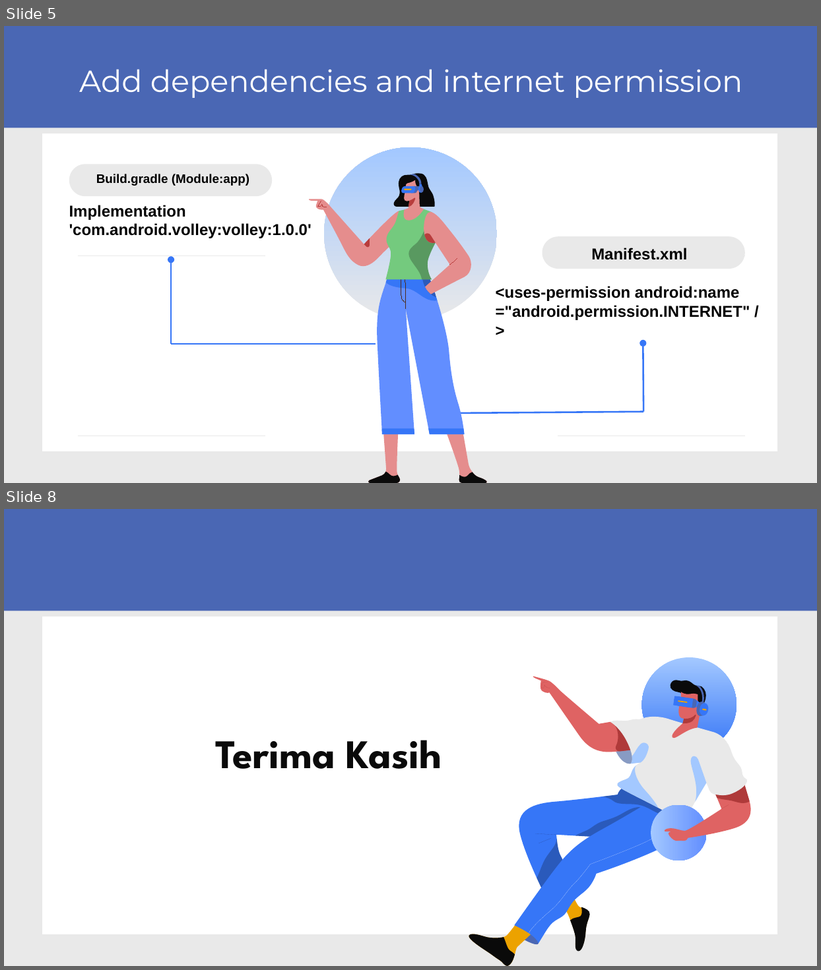
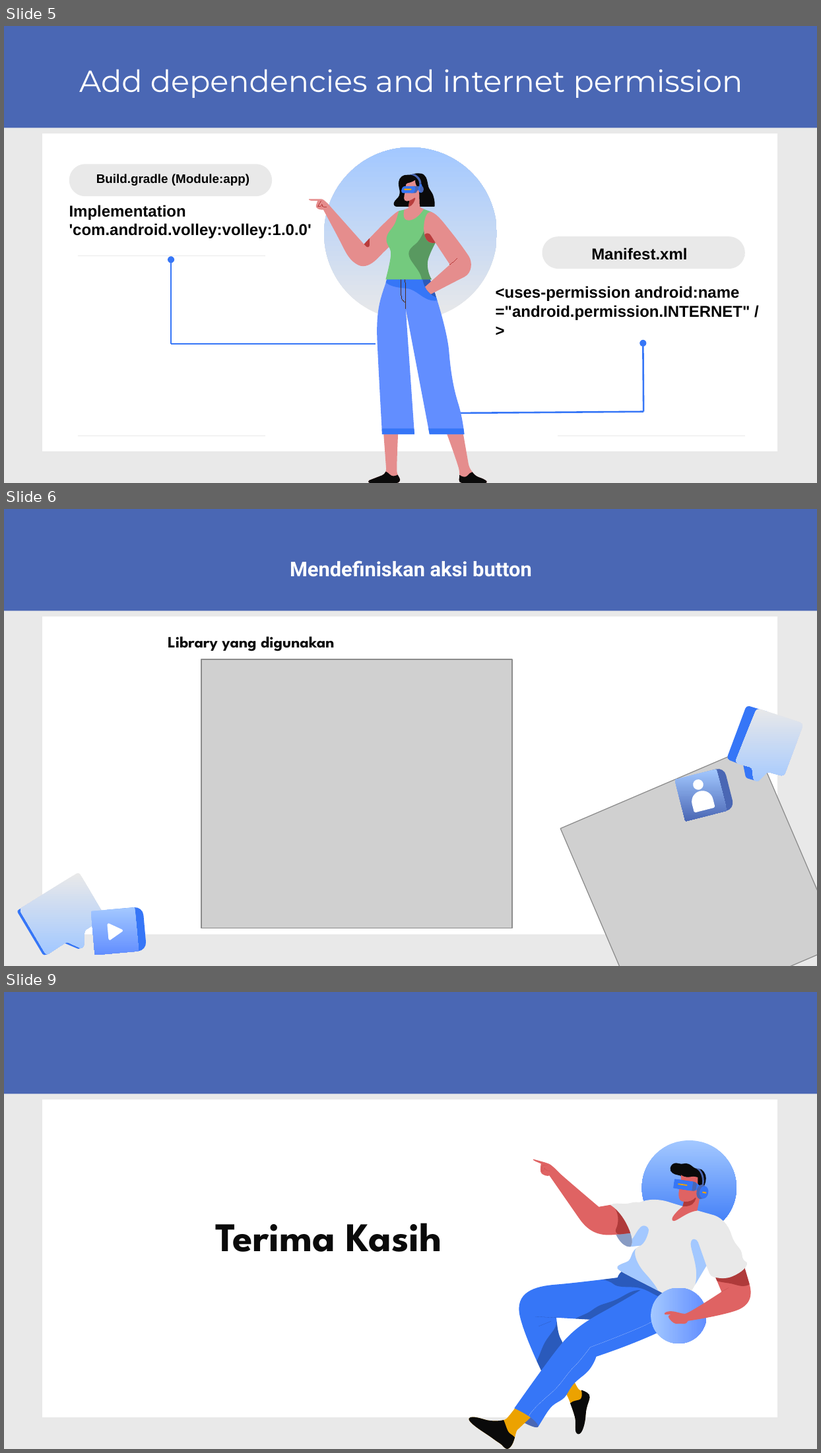
Before and after one commit to GaniFR/KS5-Volley-Example, a slide deck: VOLLEY_KELOMPOK 2.pptx. Shown one above the other, each under a label of ours: slides 5 and 8 before the commit, slides 5, 6 and 9 after it; the slides between them are not shown. The pictures are 821x970 and 821x1453 pixels, drawn with LibreOffice and Linux fonts; fonts in the diff are those of the drawing; grey boxes stand for pictures. Boxes give left, top, right and bottom in pixels: in the first picture for what was removed or moved away, otherwise in the second. Text is boxed around its words. In the diff, an @@ line names an element or a change of style, - is before the commit and + after.

```diff
--- a/VOLLEY_KELOMPOK 2.pptx
+++ b/VOLLEY_KELOMPOK 2.pptx
@@ slide 6 added at [4, 509, 817, 966], background #E9E9E9; not listed: 2 template elements that a slide beside it also shows @@
@@ title added at [290, 560, 532, 577], 18 pt, text #FFFFFF, bold @@
+Mendefiniskan aksi button
@@ text added at [168, 636, 334, 652], 14 pt, text #0A0A0A, bold @@
+Library yang digunakan
@@ picture added at [201, 659, 512, 929] @@
@@ freeform shape added at [725, 705, 768, 782], fill #3676F7 @@
@@ freeform shape added at [733, 707, 805, 787], fill gradient #E9E9E9 to #A3C8FF @@
@@ picture added at [561, 745, 817, 966] @@
@@ group added at [675, 767, 735, 822]: 4 freeform shapes @@
@@ freeform shape added at [20, 873, 105, 955], fill gradient #E9E9E9 to #A3C8FF @@
@@ freeform shape added at [17, 906, 81, 955], fill #3676F7 @@
@@ freeform shape added at [90, 908, 139, 956], fill gradient #A3C8FF to #628EFF @@
@@ freeform shape added at [99, 907, 147, 955], fill #3676F7 @@
@@ freeform shape added at [108, 922, 124, 941], fill #FFFFFF @@
@@ what was slide 8 is now slide 9 @@
```
Also in this commit, not shown: 2 slides changed, 1 other slide added, 1 slide removed.
